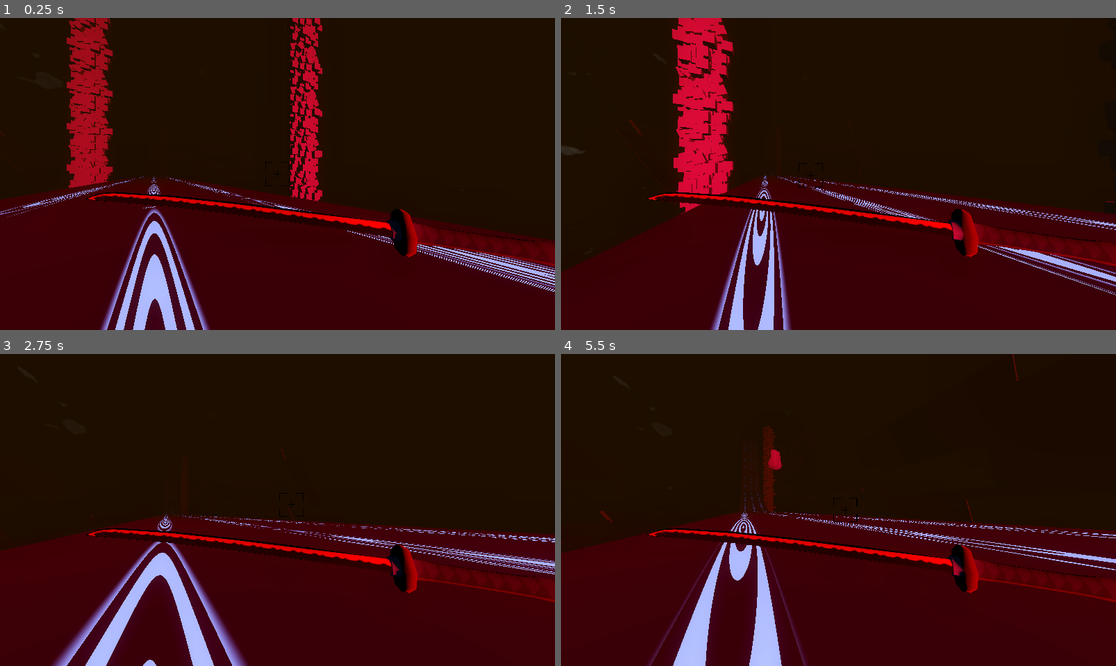
Above: before the commit, frames 1-4 (two rows, left to right).
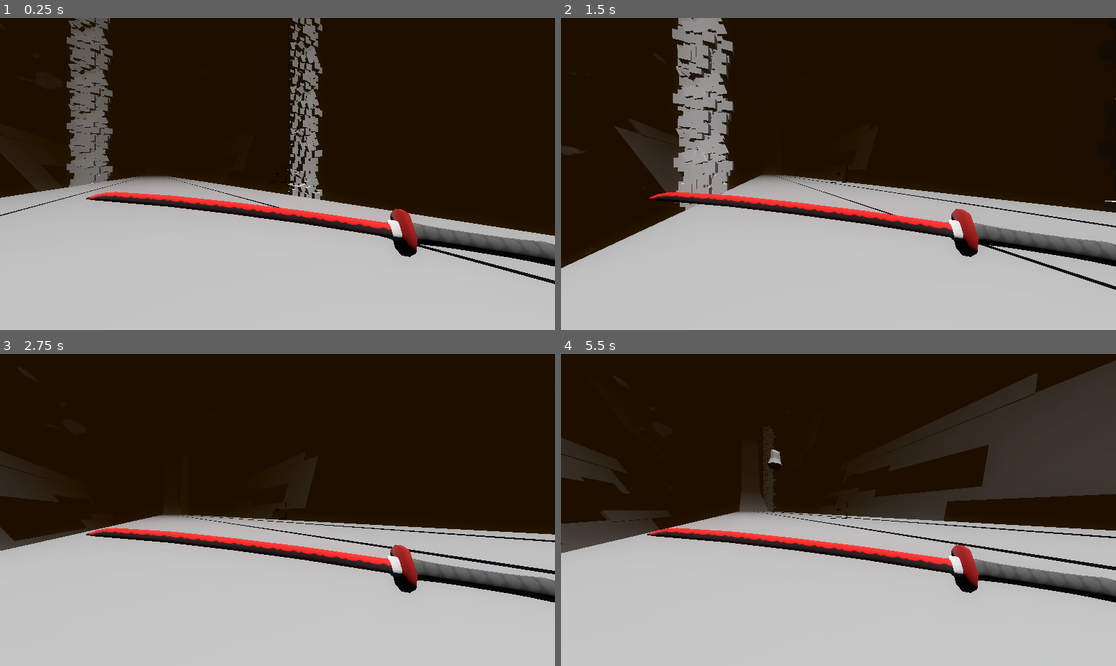
Above: after the commit, the same moments.

Repository: kandlash/MentalRunner
Game: Godot game, scene res://scenes/test_level.tscn
Two runs of this game, one before a commit and one after it. Both use one fixed random seed, a clock stepped at 60 frames per second and the inputs below.
Inputs (mouse positions are in pixels of both pictures, inside the frame that each line leads up to):
- Up to frame 1 (0.25 s): no input
- Up to frame 2 (1.5 s): move the mouse to (866, 174) at 0.52 s; hold D (right) 0.53-1.28 s; hold Space (crouch) 0.53-1.28 s; click (866, 174) at 0.6 s; move the mouse to (810, 174) at 1.27 s; hold A (left) from 1.28 s (still down); tap Space (crouch) at 1.35 s
- Up to frame 3 (2.75 s): click (249, 510) at 1.55 s; move the mouse to (288, 503) at 2.02 s; release A (left) at 2.03 s; hold D (right) from 2.03 s (still down); hold Space (crouch) from 2.03 s (still down); click (288, 503) at 2.1 s
- Up to frame 4 (5.5 s): move the mouse to (832, 516) at 2.77 s; release Space (crouch) at 2.78 s; tap Space (crouch) at 2.85 s; click (832, 516) at 3.05 s; move the mouse to (877, 513) at 3.52 s; release D (right) at 3.53 s; hold Space (crouch) 3.53-4.28 s; hold A (left) from 3.53 s (still down); right-click (877, 513) at 3.6 s; move the mouse to (794, 506) at 4.27 s; click (794, 506) at 4.35 s; move the mouse to (844, 510) at 5.02 s; hold Space (crouch) from 5.03 s (still down)

The runs differ from the first frame. In frame 1, 47% of the frame differs, in the area x 0-100%, y 0-100%; in frame 2, 47%; in frame 3, 45%; in frame 4, 60%.

Commit message:
katana attack animation

Diff:
--- /dev/null
+++ b/scenes/abstract_element.tres
@@ -0,0 +1,7 @@
+[gd_resource type="ShaderMaterial" load_steps=2 format=3 uid="uid://dyv8mviqiypav"]
+
+[ext_resource type="Shader" uid="uid://d2svpfl64r0a3" path="res://scripts/abstract_element.gdshader" id="1_fwllq"]
+
+[resource]
+shader = ExtResource("1_fwllq")
+shader_parameter/amplitude = 0.835
--- a/scenes/abstract_element.tscn
+++ b/scenes/abstract_element.tscn
@@ -1,8 +1,6 @@
 [gd_scene load_steps=2 format=3 uid="uid://nhhgml6odms6"]
 
-[sub_resource type="StandardMaterial3D" id="StandardMaterial3D_m63eo"]
-albedo_color = Color(0, 0, 0, 1)
-metallic = 1.0
+[sub_resource type="ShaderMaterial" id="ShaderMaterial_rq7v5"]
 
 [node name="abstract_element" type="Node3D"]
 
@@ -11,8 +9,8 @@
 
 [node name="CSGBox3D" type="CSGBox3D" parent="CSGCombiner3D"]
 transform = Transform3D(1, 0, 0, 0, 1, 0, 0, 0, 1, 0, 0, 0.00529957)
-material_override = SubResource("StandardMaterial3D_m63eo")
 size = Vector3(40, 0.103516, 145)
+material = SubResource("ShaderMaterial_rq7v5")
 
 [node name="CSGBox3D2" type="CSGBox3D" parent="CSGCombiner3D"]
 transform = Transform3D(1, 0, 0, 0, 1, 0, 0, 0, 1, -5.5, -2.84217e-14, 13.5)
@@ -39,7 +37,7 @@
 size = Vector3(5, 1, 60)
 
 [node name="CSGBox3D7" type="CSGBox3D" parent="CSGCombiner3D"]
-transform = Transform3D(1, 0, 0, 0, 1, 0, 0, 0, 1, -27.5, -4.80825e-07, -38.5)
+transform = Transform3D(1, 0, 0, 0, 1, 0, 0, 0, 1, -27.5, -4.80825e-07, -38.5007)
 size = Vector3(16, 1, 142)
 
 [node name="CSGBox3D8" type="CSGBox3D" parent="CSGCombiner3D"]
--- a/scenes/ground.tscn
+++ b/scenes/ground.tscn
@@ -1,18 +1,7 @@
-[gd_scene load_steps=4 format=3 uid="uid://qwp7e1uxfo5j"]
-
-[ext_resource type="Shader" uid="uid://bqdrahoghrmx1" path="res://scripts/line.gdshader" id="1_wgwa7"]
+[gd_scene load_steps=2 format=3 uid="uid://qwp7e1uxfo5j"]
 
 [sub_resource type="BoxShape3D" id="BoxShape3D_ba2ky"]
 size = Vector3(16, 0.113037, 23.9987)
-
-[sub_resource type="ShaderMaterial" id="ShaderMaterial_m7mfx"]
-render_priority = 0
-shader = ExtResource("1_wgwa7")
-shader_parameter/ring_color = Color(0.513726, 0.568627, 1, 1)
-shader_parameter/ring_frequency = 50.0
-shader_parameter/ring_portion = 3.72529e-08
-shader_parameter/move_speed = -10.0
-shader_parameter/smooth_edge = true
 
 [node name="ground" type="Node3D" groups=["ground"]]
 transform = Transform3D(1.01507, 0, 0, 0, 1, 0, 0, 0, 1, 0, 0, 0)
@@ -25,9 +14,7 @@
 
 [node name="start_point" type="Node3D" parent="."]
 
-[node name="CSGCombiner3D" type="CSGCombiner3D" parent="start_point"]
-
-[node name="CSGBox3D" type="CSGBox3D" parent="start_point/CSGCombiner3D"]
+[node name="CSGBox3D" type="CSGBox3D" parent="start_point"]
 transform = Transform3D(1, 0, 0, 0, 1, 0, 0, 0, 1, 0, 0, 12.0053)
 size = Vector3(16, 0.103516, 24)
 
@@ -36,20 +23,17 @@
 
 [node name="CSGBox3D" type="CSGBox3D" parent="position_1"]
 transform = Transform3D(1, 0, 0, 0, 1, 0, 0, 0, 1, 0, 0.0477648, 11.9956)
-size = Vector3(1, 0.106323, 23.9854)
-material = SubResource("ShaderMaterial_m7mfx")
+size = Vector3(1, 0.106, 24)
 
 [node name="position_2" type="Node3D" parent="."]
 
 [node name="CSGBox3D" type="CSGBox3D" parent="position_2"]
 transform = Transform3D(1, 0, 0, 0, 1, 0, 0, 0, 1, 0, 0.0477648, 11.9956)
-size = Vector3(1, 0.106323, 23.9854)
-material = SubResource("ShaderMaterial_m7mfx")
+size = Vector3(1, 0.106, 24)
 
 [node name="position_3" type="Node3D" parent="."]
 transform = Transform3D(1, 0, 0, 0, 1, 0, 0, 0, 1, -5, 0, 0)
 
 [node name="CSGBox3D" type="CSGBox3D" parent="position_3"]
-transform = Transform3D(1, 0, 0, 0, 1, 0, 0, 0, 1, 0, 0.0477648, 11.9956)
-size = Vector3(1, 0.106323, 23.9854)
-material = SubResource("ShaderMaterial_m7mfx")
+transform = Transform3D(1, 0, 0, 0, 1, 0, 0, 0, 1, 0, 0.0477648, 12.0016)
+size = Vector3(1, 0.106, 24)
--- a/scenes/in_game_ui.tscn
+++ b/scenes/in_game_ui.tscn
@@ -17,10 +17,10 @@
 anchor_top = 0.5
 anchor_right = 0.5
 anchor_bottom = 0.5
-offset_left = -25.0
-offset_top = -25.0
-offset_right = 25.0
-offset_bottom = 25.0
+offset_left = -17.5
+offset_top = -17.5
+offset_right = 17.5
+offset_bottom = 17.5
 grow_horizontal = 2
 grow_vertical = 2
 texture = ExtResource("1_kplmn")
--- a/scenes/player.tscn
+++ b/scenes/player.tscn
@@ -1,12 +1,51 @@
-[gd_scene load_steps=11 format=3 uid="uid://bdopo2p8fx6vv"]
+[gd_scene load_steps=15 format=3 uid="uid://bdopo2p8fx6vv"]
 
 [ext_resource type="Script" uid="uid://tun3bi6j5fvn" path="res://scripts/player.gd" id="1_i5426"]
 [ext_resource type="Script" uid="uid://tcayh84fosqm" path="res://scripts/camera_3d.gd" id="2_k416p"]
 [ext_resource type="Script" uid="uid://cvvkf08tvkygw" path="res://scripts/katana_arm.gd" id="3_hqtel"]
 [ext_resource type="PackedScene" uid="uid://bap2avkcnyo1u" path="res://scenes/katana.tscn" id="3_i3pqv"]
 [ext_resource type="PackedScene" uid="uid://u4i0cvq0bqej" path="res://scenes/in_game_ui.tscn" id="5_qlg0r"]
+[ext_resource type="PackedScene" uid="uid://dkdhlk6c34w6h" path="res://scenes/slash.tscn" id="5_tuyoq"]
 
 [sub_resource type="CapsuleShape3D" id="CapsuleShape3D_2n2h4"]
+
+[sub_resource type="Animation" id="Animation_tuyoq"]
+resource_name = "camera_bob"
+length = 0.3
+loop_mode = 1
+tracks/0/type = "value"
+tracks/0/imported = false
+tracks/0/enabled = true
+tracks/0/path = NodePath("Camera3D:position")
+tracks/0/interp = 1
+tracks/0/loop_wrap = true
+tracks/0/keys = {
+"times": PackedFloat32Array(0, 0.166667, 0.3),
+"transitions": PackedFloat32Array(1, 1, 1),
+"update": 0,
+"values": [Vector3(4.43362e-08, 0.0301809, 0.00894529), Vector3(0, -0.2, 0.009), Vector3(4.43362e-08, 0.0301809, 0.00894529)]
+}
+
+[sub_resource type="Animation" id="Animation_fjrip"]
+length = 0.001
+tracks/0/type = "value"
+tracks/0/imported = false
+tracks/0/enabled = true
+tracks/0/path = NodePath("Camera3D:position")
+tracks/0/interp = 1
+tracks/0/loop_wrap = true
+tracks/0/keys = {
+"times": PackedFloat32Array(0),
+"transitions": PackedFloat32Array(1),
+"update": 0,
+"values": [Vector3(4.43362e-08, 0.0301809, 0.00894529)]
+}
+
+[sub_resource type="AnimationLibrary" id="AnimationLibrary_smehm"]
+_data = {
+&"RESET": SubResource("Animation_fjrip"),
+&"camera_bob": SubResource("Animation_tuyoq")
+}
 
 [sub_resource type="CapsuleMesh" id="CapsuleMesh_6ml0c"]
 
@@ -47,10 +86,10 @@
 tracks/0/interp = 1
 tracks/0/loop_wrap = true
 tracks/0/keys = {
-"times": PackedFloat32Array(0, 0.103918, 0.244513, 0.295454),
+"times": PackedFloat32Array(0, 0.103918, 0.2, 0.3),
 "transitions": PackedFloat32Array(1, 1, 1, 1),
 "update": 0,
-"values": [Vector3(0, 0, 0), Vector3(0, 0.652125, 0), Vector3(0, -1.17846, 0), Vector3(0, 0, 0)]
+"values": [Vector3(0, 0, 0), Vector3(0, 0.652125, 0), Vector3(0, -1.29897, 0), Vector3(0, 0, 0)]
 }
 tracks/1/type = "value"
 tracks/1/imported = false
@@ -59,10 +98,10 @@
 tracks/1/interp = 1
 tracks/1/loop_wrap = true
 tracks/1/keys = {
-"times": PackedFloat32Array(0, 0.103918, 0.244513, 0.295454),
+"times": PackedFloat32Array(0, 0.103918, 0.2, 0.3),
 "transitions": PackedFloat32Array(1, 1, 1, 1),
 "update": 0,
-"values": [Vector3(0, 0, 0), Vector3(-1.00329, 0, 1.51806e-07), Vector3(-0.661856, 0, -1.40981), Vector3(0, 0, 0)]
+"values": [Vector3(0, 0, 0), Vector3(-1.8, 0, 0), Vector3(-0.418, 0, -2.8), Vector3(0, 0, 0)]
 }
 
 [sub_resource type="AnimationLibrary" id="AnimationLibrary_1jxqw"]
@@ -105,6 +144,14 @@
 [node name="katana" parent="head/Camera3D/katana_arm" instance=ExtResource("3_i3pqv")]
 transform = Transform3D(-0.0178117, -0.0639929, 0.317611, 0.216269, -0.239199, -0.0360658, 0.241246, 0.209709, 0.0557818, 0.720121, -0.320633, -0.946568)
 
+[node name="slash" parent="head/Camera3D" instance=ExtResource("5_tuyoq")]
+transform = Transform3D(-7.57168, 0.645872, -1.25193, 1.0824, 3.87451, 0.802931, 1.7694, 0.393671, -5.84847, 3.65441, -0.973085, -6.49158)
+
+[node name="AnimationPlayer" type="AnimationPlayer" parent="head"]
+libraries = {
+&"": SubResource("AnimationLibrary_smehm")
+}
+
 [node name="head2" type="Node3D" parent="."]
 transform = Transform3D(1, 0, 0, 0, 1, 0, 0, 0, 1, 2.65717e-07, 2.76868, 1.75976)
 
--- /dev/null
+++ b/scenes/slash.gd
@@ -0,0 +1,5 @@
+extends Node3D
+
+
+func play_animation():
+	$AnimationPlayer.play("slash")
--- /dev/null
+++ b/scenes/slash.tscn
@@ -0,0 +1,119 @@
+[gd_scene load_steps=8 format=3 uid="uid://dkdhlk6c34w6h"]
+
+[ext_resource type="ArrayMesh" uid="uid://da5obc8hu7ij3" path="res://assets/models/slash.obj" id="1_3c2nd"]
+[ext_resource type="Script" uid="uid://hb3gcjpei7ql" path="res://scenes/slash.gd" id="1_fg1j7"]
+[ext_resource type="Shader" uid="uid://bn3ho8xiy4oto" path="res://scripts/slash.tres" id="2_fg1j7"]
+
+[sub_resource type="ShaderMaterial" id="ShaderMaterial_e2dr4"]
+render_priority = 0
+shader = ExtResource("2_fg1j7")
+shader_parameter/color = Color(0.51, 0.0765, 0.0765, 1)
+shader_parameter/gradient_1_slider = -0.11
+shader_parameter/gradient_1_slider2 = -1.11
+
+[sub_resource type="Animation" id="Animation_3c2nd"]
+resource_name = "slash"
+length = 0.3
+tracks/0/type = "value"
+tracks/0/imported = false
+tracks/0/enabled = true
+tracks/0/path = NodePath("Slash:surface_material_override/0:shader_parameter/gradient_1_slider")
+tracks/0/interp = 1
+tracks/0/loop_wrap = true
+tracks/0/keys = {
+"times": PackedFloat32Array(0.0333333, 0.133333, 0.264727),
+"transitions": PackedFloat32Array(1, 1, 1),
+"update": 0,
+"values": [-0.08, 0.325, 0.8]
+}
+tracks/1/type = "value"
+tracks/1/imported = false
+tracks/1/enabled = true
+tracks/1/path = NodePath("Slash:surface_material_override/0:shader_parameter/gradient_1_slider2")
+tracks/1/interp = 1
+tracks/1/loop_wrap = true
+tracks/1/keys = {
+"times": PackedFloat32Array(0.1, 0.166667, 0.233333),
+"transitions": PackedFloat32Array(1, 1, 1),
+"update": 0,
+"values": [-0.12, 0.12, 0.55]
+}
+tracks/2/type = "value"
+tracks/2/imported = false
+tracks/2/enabled = true
+tracks/2/path = NodePath("OmniLight3D:light_energy")
+tracks/2/interp = 1
+tracks/2/loop_wrap = true
+tracks/2/keys = {
+"times": PackedFloat32Array(0, 0.144298, 0.265812),
+"transitions": PackedFloat32Array(1, 1, 1),
+"update": 0,
+"values": [0.0, 16.0, 0.0]
+}
+
+[sub_resource type="Animation" id="Animation_fg1j7"]
+length = 0.001
+tracks/0/type = "value"
+tracks/0/imported = false
+tracks/0/enabled = true
+tracks/0/path = NodePath("Slash:surface_material_override/0:shader_parameter/gradient_1_slider")
+tracks/0/interp = 1
+tracks/0/loop_wrap = true
+tracks/0/keys = {
+"times": PackedFloat32Array(0),
+"transitions": PackedFloat32Array(1),
+"update": 0,
+"values": [-0.11]
+}
+tracks/1/type = "value"
+tracks/1/imported = false
+tracks/1/enabled = true
+tracks/1/path = NodePath("Slash:surface_material_override/0:shader_parameter/gradient_1_slider2")
+tracks/1/interp = 1
+tracks/1/loop_wrap = true
+tracks/1/keys = {
+"times": PackedFloat32Array(0),
+"transitions": PackedFloat32Array(1),
+"update": 0,
+"values": [-1.11]
+}
+tracks/2/type = "value"
+tracks/2/imported = false
+tracks/2/enabled = true
+tracks/2/path = NodePath("OmniLight3D:light_energy")
+tracks/2/interp = 1
+tracks/2/loop_wrap = true
+tracks/2/keys = {
+"times": PackedFloat32Array(0),
+"transitions": PackedFloat32Array(1),
+"update": 0,
+"values": [0.0]
+}
+
+[sub_resource type="AnimationLibrary" id="AnimationLibrary_e2dr4"]
+_data = {
+&"RESET": SubResource("Animation_fg1j7"),
+&"slash": SubResource("Animation_3c2nd")
+}
+
+[node name="slash" type="Node3D"]
+script = ExtResource("1_fg1j7")
+
+[node name="Slash" type="MeshInstance3D" parent="."]
+transform = Transform3D(1, 0, 0, 0, 0.248982, 0, 0, 0, 1, 0, 0, 0)
+mesh = ExtResource("1_3c2nd")
+surface_material_override/0 = SubResource("ShaderMaterial_e2dr4")
+
+[node name="AnimationPlayer" type="AnimationPlayer" parent="."]
+libraries = {
+&"": SubResource("AnimationLibrary_e2dr4")
+}
+speed_scale = 0.8
+
+[node name="OmniLight3D" type="OmniLight3D" parent="."]
+transform = Transform3D(1, 0, 0, 0, 1, 0, 0, 0, 1, -0.0641578, 0.33625, 0.547964)
+light_color = Color(1, 0.15, 0.15, 1)
+light_energy = 0.0
+light_indirect_energy = 2.352
+light_volumetric_fog_energy = 12.944
+omni_range = 17.5808
--- a/scenes/test_level.tscn
+++ b/scenes/test_level.tscn
@@ -48,12 +48,8 @@
 autoplay = true
 
 [node name="DirectionalLight3D" type="DirectionalLight3D" parent="."]
-transform = Transform3D(1, 0, 0, 0, -0.998753, 0.0499305, 0, -0.0499305, -0.998753, 0.531036, 19.3742, -13.8539)
-light_color = Color(0.567073, 0, 0.131527, 1)
-light_energy = 3.614
-light_indirect_energy = 2.778
-light_volumetric_fog_energy = 4.071
-light_angular_distance = 13.64
+transform = Transform3D(0.999734, 0.00148571, -0.0230058, 0.0223748, -0.302936, 0.952748, -0.00555378, -0.95301, -0.302888, 0.531036, 19.3742, -13.8539)
+light_energy = 1.029
 
 [node name="r_p1" type="Node3D" parent="."]
 
@@ -303,7 +299,7 @@
 transform = Transform3D(0.866025, -0.5, 0, -0.5, -0.866025, 8.74228e-08, -4.37114e-08, -7.57103e-08, -1, 54.4545, 4.3564, 60)
 
 [node name="abstract_element3" parent="r_p1" instance=ExtResource("9_6emce")]
-transform = Transform3D(0.866025, -0.5, 0, -0.5, -0.866025, 8.74228e-08, -4.37114e-08, -7.57103e-08, -1, -78.7987, 23.5551, 78)
+transform = Transform3D(0.944227, 0.329295, -6.62046e-08, 0.329295, -0.944227, 5.70938e-08, -4.37114e-08, -7.57103e-08, -1, -78.7987, 23.5551, 78)
 
 [node name="abstract_element5" parent="r_p1" instance=ExtResource("9_6emce")]
 transform = Transform3D(-0.258819, 0.965926, 0, 0.965926, 0.258819, 8.74228e-08, 8.44439e-08, 2.26267e-08, -1, -59.7987, 56.4641, 431)
@@ -391,6 +387,9 @@
 [node name="obstacle4" parent="obstacles_group" instance=ExtResource("35_saja1")]
 transform = Transform3D(1, 0, 0, 0, 1, 0, 0, 0, 1, 0, 81, 245.691)
 
+[node name="obstacle35" parent="obstacles_group" instance=ExtResource("35_saja1")]
+transform = Transform3D(1, 0, 0, 0, 1, 0, 0, 0, 1, 4.67313, 81, 259.512)
+
 [node name="obstacle5" parent="obstacles_group" instance=ExtResource("35_saja1")]
 transform = Transform3D(1, 0, 0, 0, 1, 0, 0, 0, 1, -5, 81, 245.691)
 
--- /dev/null
+++ b/scripts/abstract_element.gdshader
@@ -0,0 +1,9 @@
+shader_type canvas_item;
+
+uniform float amplitude;
+
+void fragment() {
+    vec4 color = texture(TEXTURE, UV);
+    color.rgb *= amplitude; // Изменяем яркость в зависимости от амплитуды
+    COLOR = color;
+}
--- /dev/null
+++ b/scripts/katana.tres
@@ -0,0 +1,92 @@
+[gd_resource type="VisualShader" load_steps=12 format=3 uid="uid://bg72xpm8pk02i"]
+
+[sub_resource type="FastNoiseLite" id="FastNoiseLite_bguvg"]
+
+[sub_resource type="NoiseTexture2D" id="NoiseTexture2D_pfwgi"]
+width = 657
+height = 657
+seamless = true
+noise = SubResource("FastNoiseLite_bguvg")
+
+[sub_resource type="VisualShaderNodeTexture" id="VisualShaderNodeTexture_wu6xo"]
+texture = SubResource("NoiseTexture2D_pfwgi")
+
+[sub_resource type="Gradient" id="Gradient_csd5w"]
+
+[sub_resource type="GradientTexture2D" id="GradientTexture2D_y6po6"]
+gradient = SubResource("Gradient_csd5w")
+
+[sub_resource type="VisualShaderNodeTexture" id="VisualShaderNodeTexture_4l4h2"]
+texture = SubResource("GradientTexture2D_y6po6")
+
+[sub_resource type="VisualShaderNodeColorOp" id="VisualShaderNodeColorOp_6hsp6"]
+
+[sub_resource type="VisualShaderNodeFloatFunc" id="VisualShaderNodeFloatFunc_w0avn"]
+function = 15
+
+[sub_resource type="VisualShaderNodeInput" id="VisualShaderNodeInput_lnabx"]
+input_name = "uv"
+
+[sub_resource type="VisualShaderNodeVectorOp" id="VisualShaderNodeVectorOp_sh3hq"]
+
+[sub_resource type="VisualShaderNodeVec3Parameter" id="VisualShaderNodeVec3Parameter_whjsq"]
+parameter_name = "Vector3Parameter"
+
+[resource]
+code = "shader_type spatial;
+render_mode blend_mix, depth_draw_opaque, cull_disabled, diffuse_lambert, specular_schlick_ggx;
+
+uniform sampler2D tex_frg_2;
+uniform sampler2D tex_frg_3;
+
+
+
+void fragment() {
+// Input:6
+	vec2 n_out6p0 = UV;
+
+
+// VectorOp:7
+	vec3 n_in7p1 = vec3(0.00000, 0.00000, 0.00000);
+	vec3 n_out7p0 = vec3(n_out6p0, 0.0) + n_in7p1;
+
+
+// Texture2D:2
+	vec4 n_out2p0 = texture(tex_frg_2, vec2(n_out7p0.xy));
+
+
+// Texture2D:3
+	vec4 n_out3p0 = texture(tex_frg_3, UV);
+
+
+// ColorOp:4
+	vec3 n_out4p0 = vec3(1.0) - (vec3(1.0) - vec3(n_out2p0.xyz)) * (vec3(1.0) - vec3(n_out3p0.xyz));
+
+
+// FloatFunc:5
+	float n_out5p0 = round(n_out4p0.x);
+
+
+// Output:0
+	ALPHA = n_out5p0;
+
+
+}
+"
+graph_offset = Vector2(-1112.62, 224.3)
+modes/cull = 2
+nodes/fragment/2/node = SubResource("VisualShaderNodeTexture_wu6xo")
+nodes/fragment/2/position = Vector2(-360, 240)
+nodes/fragment/3/node = SubResource("VisualShaderNodeTexture_4l4h2")
+nodes/fragment/3/position = Vector2(-360, 560)
+nodes/fragment/4/node = SubResource("VisualShaderNodeColorOp_6hsp6")
+nodes/fragment/4/position = Vector2(-40, 480)
+nodes/fragment/5/node = SubResource("VisualShaderNodeFloatFunc_w0avn")
+nodes/fragment/5/position = Vector2(169.36, 545.031)
+nodes/fragment/6/node = SubResource("VisualShaderNodeInput_lnabx")
+nodes/fragment/6/position = Vector2(-1180, 480)
+nodes/fragment/7/node = SubResource("VisualShaderNodeVectorOp_sh3hq")
+nodes/fragment/7/position = Vector2(-820, 520)
+nodes/fragment/8/node = SubResource("VisualShaderNodeVec3Parameter_whjsq")
+nodes/fragment/8/position = Vector2(-1200, 600)
+nodes/fragment/connections = PackedInt32Array(2, 0, 4, 0, 3, 0, 4, 1, 4, 0, 5, 0, 5, 0, 0, 1, 6, 0, 7, 0, 7, 0, 2, 0)
--- a/scripts/katana_arm.gd
+++ b/scripts/katana_arm.gd
@@ -4,3 +4,4 @@
 func _process(delta: float) -> void:
 	if Input.is_action_just_pressed("attack"):
 		$"../../../AnimationPlayer".play("katana_attack_1")
+		$"../slash".play_animation()
--- a/scripts/player.gd
+++ b/scripts/player.gd
@@ -33,19 +33,6 @@
 
 func _input(event):
 	if event is InputEventMouseMotion and Input.mouse_mode == Input.MOUSE_MODE_CAPTURED:
-		# Получаем относительное движение мыши
-		var mouse_relative = event.relative
-
-		# Обновляем позицию прицела на основе относительного движения
-		$in_game_ui/crosshair.position += mouse_relative
-
-		# Ограничиваем позицию прицела в пределах экрана
-		var viewport_size = get_viewport().get_visible_rect().size
-		var crosshair_size = $in_game_ui/crosshair.get_rect().size  # Получаем размер прицела
-
-		# Ограничиваем позицию, чтобы прицел не выходил за границы экрана
-		$in_game_ui/crosshair.position.x = clamp($in_game_ui/crosshair.position.x, 0, viewport_size.x - crosshair_size.x)
-		$in_game_ui/crosshair.position.y = clamp($in_game_ui/crosshair.position.y, 0, viewport_size.y - crosshair_size.y)
 
 		$head.rotate_y(-event.relative.x * mouse_sensitivity)
 		$head.rotation.y = clampf($head.rotation.y, -deg_to_rad(1), deg_to_rad(90))
@@ -81,6 +68,11 @@
 	if !is_wall_running: position.x = lerp(position.x, float(target_x), LANE_CHANGE_TIME)
 
 	velocity.z = main_speed
+	$head/AnimationPlayer.play("camera_bob")
+	if !is_crouch:
+		$head/AnimationPlayer.play("camera_bob")
+	else:
+		$head/AnimationPlayer.stop()
 
 	move_and_slide()
 	var n = $RayCast3D.get_collision_normal()
--- /dev/null
+++ b/scripts/slash.tres
@@ -0,0 +1,168 @@
+[gd_resource type="VisualShader" load_steps=18 format=3 uid="uid://bn3ho8xiy4oto"]
+
+[sub_resource type="Gradient" id="Gradient_h5axi"]
+offsets = PackedFloat32Array(0.0287356, 0.258621, 0.333333, 0.62069, 0.678161)
+colors = PackedColorArray(0, 0, 0, 1, 1, 1, 1, 1, 0.930514, 0.930514, 0.930514, 1, 0.0532544, 0.0532544, 0.0532544, 1, 0.0532544, 0.0532544, 0.0532544, 1)
+
+[sub_resource type="GradientTexture2D" id="GradientTexture2D_wq5wf"]
+gradient = SubResource("Gradient_h5axi")
+fill_to = Vector2(0, 1)
+
+[sub_resource type="VisualShaderNodeTexture" id="VisualShaderNodeTexture_vhxnn"]
+texture = SubResource("GradientTexture2D_wq5wf")
+
+[sub_resource type="VisualShaderNodeUVFunc" id="VisualShaderNodeUVFunc_xtsrq"]
+default_input_values = [1, Vector2(0, 1), 2, Vector2(0, 0)]
+
+[sub_resource type="VisualShaderNodeFloatParameter" id="VisualShaderNodeFloatParameter_codso"]
+parameter_name = "gradient_1_slider2"
+
+[sub_resource type="VisualShaderNodeInput" id="VisualShaderNodeInput_crdvc"]
+input_name = "uv"
+
+[sub_resource type="VisualShaderNodeVectorOp" id="VisualShaderNodeVectorOp_ivqev"]
+default_input_values = [0, Vector2(0, 0), 1, Vector2(1, 0.25)]
+op_type = 0
+operator = 2
+
+[sub_resource type="Gradient" id="Gradient_p5dix"]
+offsets = PackedFloat32Array(0.16092, 0.310345, 0.5, 0.741379)
+colors = PackedColorArray(0, 0, 0, 1, 1, 1, 1, 1, 1, 1, 1, 1, 0, 0, 0, 1)
+
+[sub_resource type="GradientTexture1D" id="GradientTexture1D_h5axi"]
+gradient = SubResource("Gradient_p5dix")
+
+[sub_resource type="VisualShaderNodeTexture" id="VisualShaderNodeTexture_wq5wf"]
+texture = SubResource("GradientTexture1D_h5axi")
+
+[sub_resource type="VisualShaderNodeInput" id="VisualShaderNodeInput_vhxnn"]
+input_name = "uv"
+
+[sub_resource type="VisualShaderNodeUVFunc" id="VisualShaderNodeUVFunc_spv2f"]
+default_input_values = [1, Vector2(1, 0), 2, Vector2(0, 0)]
+
+[sub_resource type="VisualShaderNodeFloatParameter" id="VisualShaderNodeFloatParameter_xtsrq"]
+parameter_name = "gradient_1_slider"
+
+[sub_resource type="VisualShaderNodeVectorOp" id="VisualShaderNodeVectorOp_p5dix"]
+default_input_values = [0, Vector2(0, 0), 1, Vector2(0.25, 1)]
+op_type = 0
+operator = 2
+
+[sub_resource type="VisualShaderNodeVectorOp" id="VisualShaderNodeVectorOp_h5axi"]
+default_input_values = [0, Quaternion(0, 0, 0, 0), 1, Quaternion(0, 0, 0, 0)]
+op_type = 2
+operator = 2
+
+[sub_resource type="VisualShaderNodeColorParameter" id="VisualShaderNodeColorParameter_wq5wf"]
+parameter_name = "color"
+
+[sub_resource type="VisualShaderNodeVectorOp" id="VisualShaderNodeVectorOp_iccl7"]
+default_input_values = [0, Quaternion(0, 0, 0, 0), 1, Quaternion(0, 0, 0, 0)]
+op_type = 2
+operator = 2
+
+[resource]
+code = "shader_type spatial;
+render_mode blend_mix, depth_draw_opaque, cull_back, diffuse_lambert, specular_schlick_ggx;
+
+uniform vec4 color : source_color;
+uniform float gradient_1_slider;
+uniform sampler2D tex_frg_2;
+uniform float gradient_1_slider2;
+uniform sampler2D tex_frg_10;
+
+
+
+void fragment() {
+// ColorParameter:8
+	vec4 n_out8p0 = color;
+
+
+// Input:3
+	vec2 n_out3p0 = UV;
+
+
+// VectorOp:6
+	vec2 n_in6p1 = vec2(0.25000, 1.00000);
+	vec2 n_out6p0 = n_out3p0 * n_in6p1;
+
+
+// FloatParameter:5
+	float n_out5p0 = gradient_1_slider;
+
+
+// UVFunc:4
+	vec2 n_in4p1 = vec2(1.00000, 0.00000);
+	vec2 n_out4p0 = vec2(n_out5p0) * n_in4p1 + n_out6p0;
+
+
+// Texture2D:2
+	vec4 n_out2p0 = texture(tex_frg_2, n_out4p0);
+
+
+// VectorOp:7
+	vec4 n_out7p0 = n_out8p0 * n_out2p0;
+
+
+// Input:13
+	vec2 n_out13p0 = UV;
+
+
+// VectorOp:14
+	vec2 n_in14p1 = vec2(1.00000, 0.25000);
+	vec2 n_out14p0 = n_out13p0 * n_in14p1;
+
+
+// FloatParameter:12
+	float n_out12p0 = gradient_1_slider2;
+
+
+// UVFunc:11
+	vec2 n_in11p1 = vec2(0.00000, 1.00000);
+	vec2 n_out11p0 = vec2(n_out12p0) * n_in11p1 + n_out14p0;
+
+
+// Texture2D:10
+	vec4 n_out10p0 = texture(tex_frg_10, n_out11p0);
+
+
+// VectorOp:9
+	vec4 n_out9p0 = n_out2p0 * n_out10p0;
+
+
+// Output:0
+	ALBEDO = vec3(n_out7p0.xyz);
+	ALPHA = n_out9p0.x;
+
+
+}
+"
+graph_offset = Vector2(-589.597, 288.575)
+nodes/fragment/2/node = SubResource("VisualShaderNodeTexture_wq5wf")
+nodes/fragment/2/position = Vector2(-120, 240)
+nodes/fragment/3/node = SubResource("VisualShaderNodeInput_vhxnn")
+nodes/fragment/3/position = Vector2(-1080, 360)
+nodes/fragment/4/node = SubResource("VisualShaderNodeUVFunc_spv2f")
+nodes/fragment/4/position = Vector2(-340, 320)
+nodes/fragment/5/node = SubResource("VisualShaderNodeFloatParameter_xtsrq")
+nodes/fragment/5/position = Vector2(-820, 520)
+nodes/fragment/6/node = SubResource("VisualShaderNodeVectorOp_p5dix")
+nodes/fragment/6/position = Vector2(-680, 280)
+nodes/fragment/7/node = SubResource("VisualShaderNodeVectorOp_h5axi")
+nodes/fragment/7/position = Vector2(80, 0)
+nodes/fragment/8/node = SubResource("VisualShaderNodeColorParameter_wq5wf")
+nodes/fragment/8/position = Vector2(-340, -20)
+nodes/fragment/9/node = SubResource("VisualShaderNodeVectorOp_iccl7")
+nodes/fragment/9/position = Vector2(140, 280)
+nodes/fragment/10/node = SubResource("VisualShaderNodeTexture_vhxnn")
+nodes/fragment/10/position = Vector2(-100, 600)
+nodes/fragment/11/node = SubResource("VisualShaderNodeUVFunc_xtsrq")
+nodes/fragment/11/position = Vector2(-300, 780)
+nodes/fragment/12/node = SubResource("VisualShaderNodeFloatParameter_codso")
+nodes/fragment/12/position = Vector2(-680, 960)
+nodes/fragment/13/node = SubResource("VisualShaderNodeInput_crdvc")
+nodes/fragment/13/position = Vector2(-940, 740)
+nodes/fragment/14/node = SubResource("VisualShaderNodeVectorOp_ivqev")
+nodes/fragment/14/position = Vector2(-560, 680)
+nodes/fragment/connections = PackedInt32Array(4, 0, 2, 0, 5, 0, 4, 2, 3, 0, 6, 0, 6, 0, 4, 0, 2, 0, 7, 1, 8, 0, 7, 0, 7, 0, 0, 0, 2, 0, 9, 0, 9, 0, 0, 1, 10, 0, 9, 1, 11, 0, 10, 0, 12, 0, 11, 2, 13, 0, 14, 0, 14, 0, 11, 0)
Not shown, added: assets/models/slash.obj
Not shown, added: assets/models/slash.obj.import
Empty file added: scenes/abstract_element.gdshader
Not shown, added: scenes/abstract_element.gdshader.uid
Not shown, added: scenes/slash.gd.uid
Not shown, added: scripts/abstract_element.gdshader.uid
